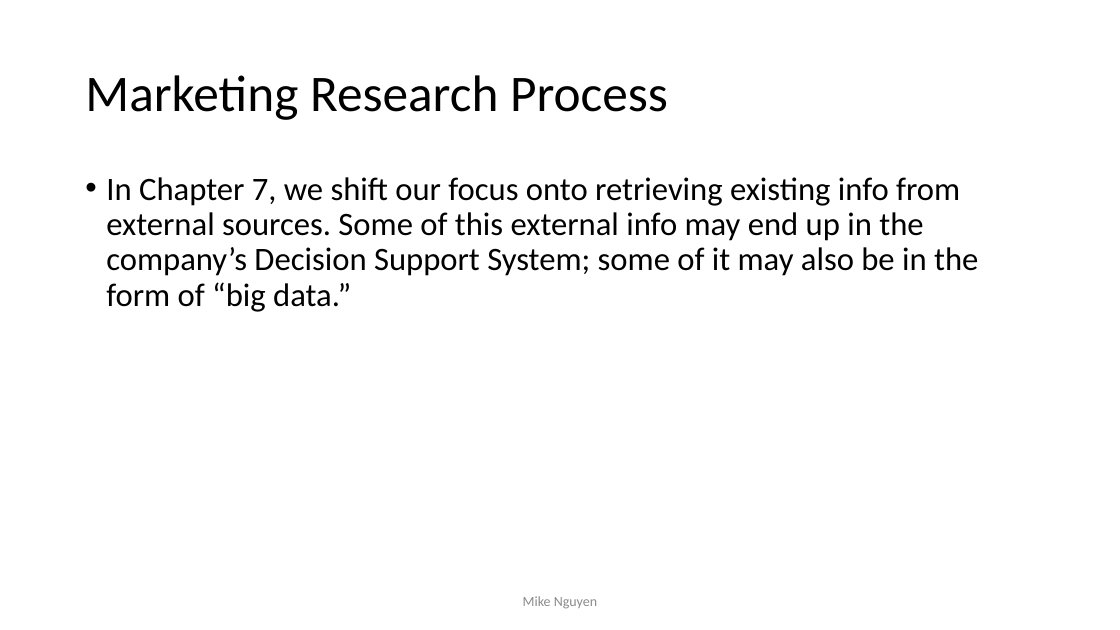
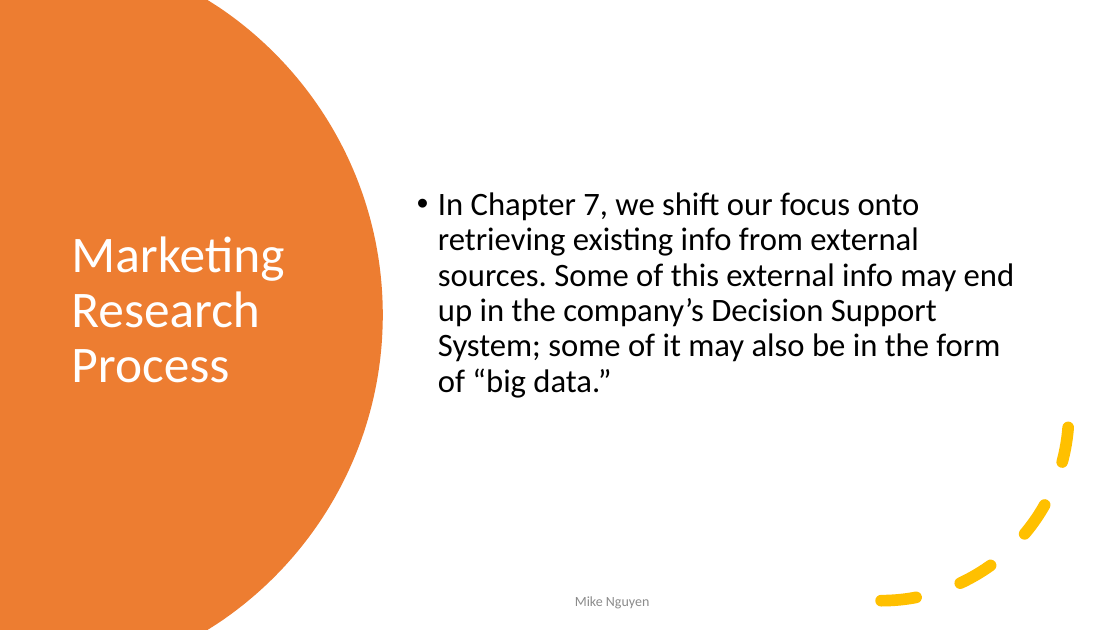
Before and after one commit to mikenguyen13/mar4050, a slide deck: slide 9 of lectures/4/1_External Secondary Data_Causal Research.pptx (slide 8 before the commit). Drawn at 1120x630 pixels with LibreOffice and Linux fonts; fonts in the diff are those of the drawing. Boxes give left, top, right and bottom in pixels: in the first picture for what was removed or moved away, otherwise in the second. Text is boxed around its words. In the diff, an @@ line names an element or a change of style, - is before the commit and + after.

```diff
--- a/lectures/4/1_External Secondary Data_Causal Research.pptx
+++ b/lectures/4/1_External Secondary Data_Causal Research.pptx
@@ freeform shape added at (x1=0, y1=0, x2=383, y2=630), fill #ED7D31 @@
@@ text "In Chapter 7, we shift ..." moved from (x1=106, y1=177, x2=978, y2=312) to (x1=438, y1=192, x2=1015, y2=398) @@
@@ text "In Chapter 7, we shift ..." at (x1=438, y1=192, x2=1015, y2=398): vertical alignment top to middle @@
@@ title "Marketing Research Process" moved from (x1=85, y1=75, x2=668, y2=120) to (x1=71, y1=236, x2=284, y2=383) @@
@@ title "Marketing Research Process" at (x1=71, y1=236, x2=284, y2=383): text colour #000000 to #FFFFFF @@
@@ arc (boxed as its full ellipse) added at (x1=694, y1=226, x2=1070, y2=602), outline #FFC000 10 pt dashed @@
@@ text "Mike Nguyen" at (x1=575, y1=596, x2=649, y2=609): more space between paragraphs @@
```
Also in this commit, not shown: 9 other slides changed, 11 slides added.
